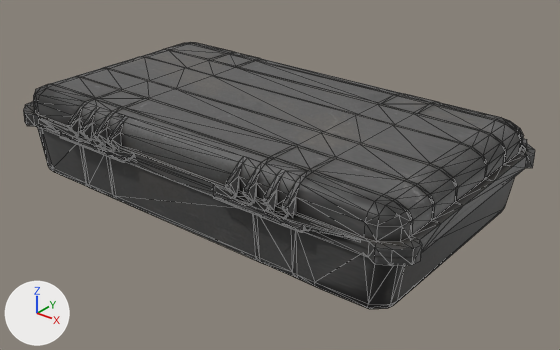
The FBX model HFO/Contents/mods/HFO/media/models_X/WorldItems/ShotgunCase.fbx as it was, and as the next commit left it.
Rendered twice from a camera (50 mm lens) standing at (0.00405, -0.00497, 0.00326) and looking at (0.00011, -0.00004, 0.00021). The axes (+X, +Y, +Z) are drawn at lower left. The lights are the same throughout. Mesh edges are drawn as thin lines. Where no turn or scale is listed for an object, it has been applied to the vertices. Vertices at the same position are counted once.

Names of what the first picture shows: 'ShotgunCase'.
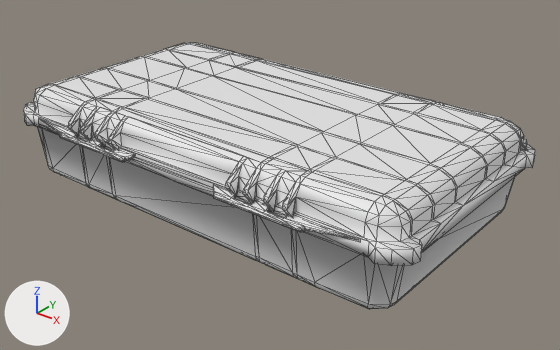
Location of each change, (x1, y1, x2, y2) in pixels of the pictures (560 x 350 px):
part 1 of me_shotguncase, cut back: before (230, 193, 355, 239); after (249, 200, 355, 239)
part 2 of me_shotguncase, cut back: before (50, 130, 128, 161); after (75, 137, 97, 146)
part 3 of me_shotguncase, recoloured (grey to white): (23, 44, 535, 309) in both

Diff of the bpy script that builds the scene:
```diff
--- a/HFO/Contents/mods/HFO/media/models_X/WorldItems/ShotgunCase.fbx.py
+++ b/HFO/Contents/mods/HFO/media/models_X/WorldItems/ShotgunCase.fbx.py
@@ me_shotguncase @@
 # used by ob_shotguncase; location = (0.0, 0.0, 0.0)
-me_shotguncase.from_pydata(...)  # 1230 vertices, 2311 faces; spans x -0.00218..0.00205, y -0.00127..0.00119, z -0.00001..0.00089
+me_shotguncase.from_pydata(...)  # 1212 vertices, 2287 faces; spans x -0.00218..0.00205, y -0.00127..0.00119, z -0.00001..0.00089
+# me_shotguncase part 1: 2 vertices moved within x 0.00092..0.00109, y -0.00123, z 0.00062; 6 vertices removed from x 0.00057..0.00113, y -0.00123..-0.00122, z 0.00059..0.00062
+# me_shotguncase part 2: 1 vertex moved within x -0.00106, y -0.00123, z 0.00062; 6 vertices removed from x -0.00127..-0.00071, y -0.00123..-0.00122, z 0.00059..0.00062
+# me_shotguncase part 3: 1820 faces spanning x -0.00218..0.00205, y -0.00127..0.00119, z -0.00001..0.00089 switch from mat_shotguncase (picture img_shotguncase_png) to no material
```
